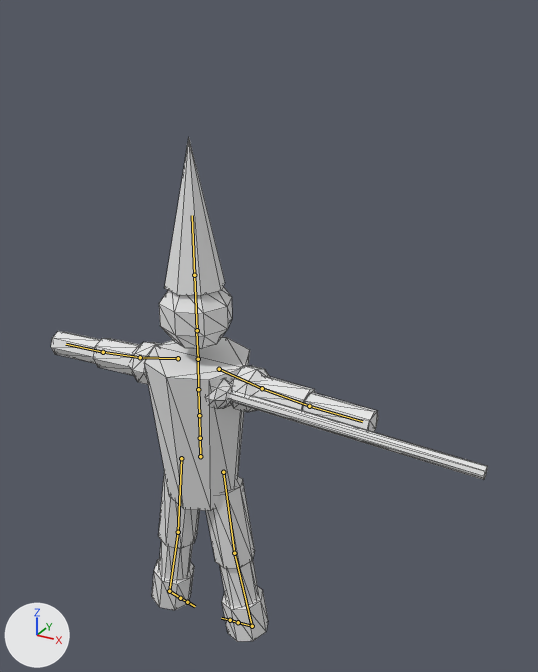
Renders of the glTF model public/models/bispo_rpg.glb from each side of a commit.
The view is the same before and after, from a 50 mm camera at (0.723, -1.04, 1.203) aimed at (0.114, 0.067, 0.65). Arrows for +X, +Y and +Z are at lower left; the lights stay in place. The picture after the commit comes second. The bones that change, and the others that lie on the model, are drawn over the model as lines. Mesh edges are drawn as thin lines.

Objects in the first picture: 'Peca_b'.
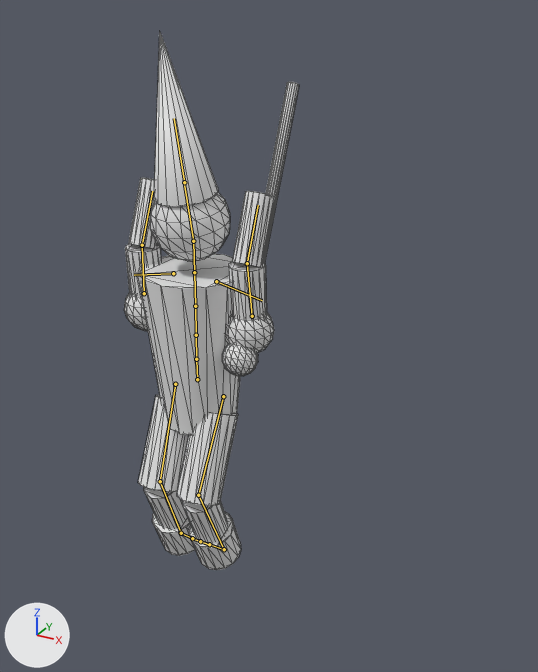
The newer file adds an action. The first version stands in its rest pose; the second is drawn at frame 12 of the action 'Comemorar'.

The edits, one by one:
Bone 'mixamorig:Hips' (bone_mixamorig_hips) moves from (0.0, 0.0, 0.0) to (0.0, 0.17, 0.0).
Bone 'mixamorig:LeftUpLeg' (bone_mixamorig_leftupleg) moves from (0.0, 0.0, 0.0) to (-0.004, 0.002, 0.0).
Bone 'mixamorig:LeftUpLeg' (bone_mixamorig_leftupleg) turns from (0, 0, 0) to (25, 1, -9) degrees about its own x, y and z.
Bone 'mixamorig:LeftLeg' (bone_mixamorig_leftleg) turns from (0, 0, 0) to (-45, 2, -1) degrees about its own x, y and z.
Bone 'mixamorig:RightUpLeg' (bone_mixamorig_rightupleg) moves from (0.0, 0.0, 0.0) to (0.004, 0.002, 0.0).
Bone 'mixamorig:RightUpLeg' (bone_mixamorig_rightupleg) turns from (0, 0, 0) to (25, -1, 9) degrees about its own x, y and z.
Bone 'mixamorig:RightLeg' (bone_mixamorig_rightleg) turns from (0, 0, 0) to (-45, -2, 1) degrees about its own x, y and z.
Bone 'mixamorig:LeftArm' (bone_mixamorig_leftarm) moves from (0.0, 0.0, 0.0) to (0.001, -0.017, 0.035).
Bone 'mixamorig:LeftArm' (bone_mixamorig_leftarm) turns from (0, 0, 0) to (-80, -4, -179) degrees about its own x, y and z.
Bone 'mixamorig:LeftForeArm' (bone_mixamorig_leftforearm) turns from (0, 0, 0) to (1, 0, 25) degrees about its own x, y and z.
Bone 'mixamorig:Head' (bone_mixamorig_head) turns from (0, 0, 0) to (11, 0, 0) degrees about its own x, y and z.
Bone 'mixamorig:RightArm' (bone_mixamorig_rightarm) moves from (0.0, 0.0, 0.0) to (-0.001, -0.017, 0.035).
Bone 'mixamorig:RightArm' (bone_mixamorig_rightarm) turns from (0, 0, 0) to (-80, 4, 179) degrees about its own x, y and z.
Bone 'mixamorig:RightForeArm' (bone_mixamorig_rightforearm) turns from (0, 0, 0) to (1, 0, -25) degrees about its own x, y and z.

Boxes (x1, y1, x2, y2) around the edits, measured in the pictures (538 x 672 px):
'Peca_b', posed (60% narrower, 7% taller)
    before: (51, 138, 488, 641)
    after: (124, 33, 299, 570)
bone 'mixamorig:Hips', root to tip
    before: (200, 456) to (200, 438)
    after: (197, 379) to (196, 359)
bone 'mixamorig:LeftUpLeg', root to tip
    before: (223, 472) to (234, 553)
    after: (223, 396) to (198, 495)
bone 'mixamorig:LeftLeg', root to tip
    before: (234, 553) to (252, 626)
    after: (198, 495) to (224, 549)
bone 'mixamorig:RightUpLeg', root to tip
    before: (181, 458) to (178, 532)
    after: (175, 384) to (160, 481)
bone 'mixamorig:RightLeg', root to tip
    before: (178, 532) to (169, 591)
    after: (160, 481) to (181, 533)
bone 'mixamorig:LeftArm', root to tip
    before: (262, 388) to (309, 406)
    after: (252, 316) to (247, 263)
bone 'mixamorig:LeftForeArm', root to tip
    before: (309, 406) to (362, 421)
    after: (247, 263) to (258, 205)
bone 'mixamorig:Head', root to tip
    before: (197, 330) to (194, 275)
    after: (193, 241) to (184, 182)
bone 'mixamorig:RightArm', root to tip
    before: (140, 357) to (103, 352)
    after: (144, 293) to (142, 245)
bone 'mixamorig:RightForeArm', root to tip
    before: (103, 352) to (66, 344)
    after: (142, 245) to (152, 191)
